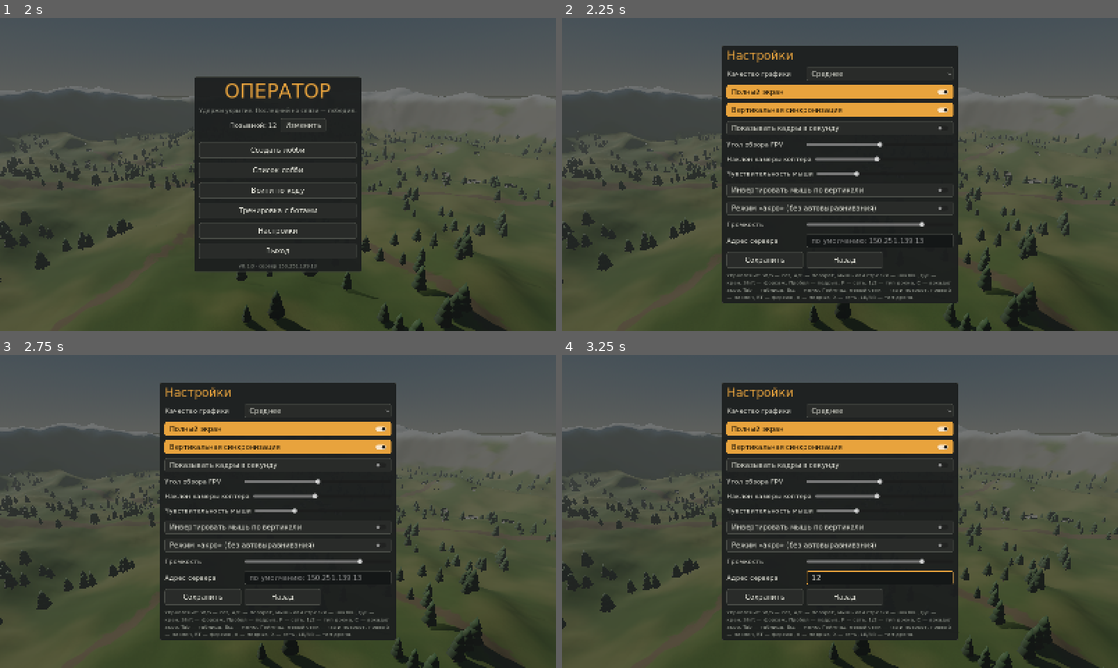
Above: before the commit, frames 1-4 (two rows, left to right).
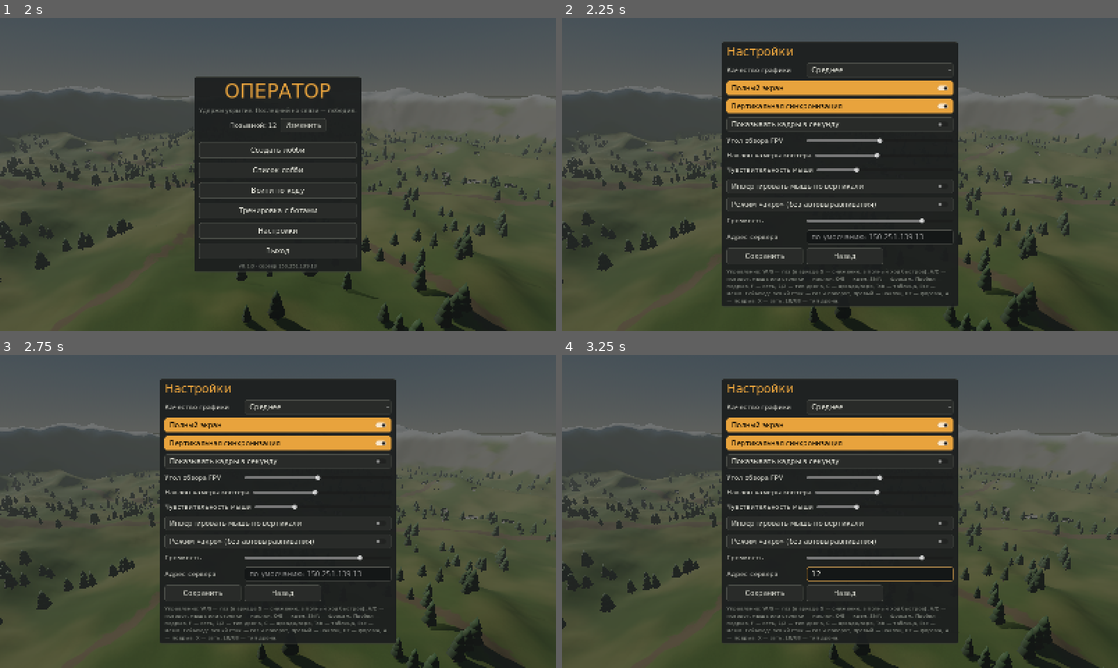
Above: after the commit, the same moments.

Repository: sevensave/operator
Game: Godot game, scene res://main.tscn
Two runs of this game, one before a commit and one after it. Both use one fixed random seed, a clock stepped at 60 frames per second and the inputs below.
Inputs (mouse positions are in pixels of both pictures, inside the frame that each line leads up to):
- Up to frame 1 (2 s): click (278, 180) at 0.52 s; type "12" at 0.6 s; tap Enter at 1.25 s; move the mouse to (400, 158) at 1.27 s; hold D from 1.28 s (still down); tap Q at 1.35 s; click (400, 158) at 1.42 s; tap Space at 1.52 s
- Up to frame 2 (2.25 s): release D at 2 s; click "Настройки" at 2 s
- Up to frame 3 (2.75 s): no input
- Up to frame 4 (3.25 s): click (878, 577) at 2.77 s; type "12" at 2.85 s

Frame 1 is identical in both runs. In frame 2, 11% of the frame differs, in the area x 28-72%, y 7-92%; in frame 3, 11%; in frame 4, 11%.

Commit message:
Быстрое снижение коптера в аркаде
Газ вниз задаёт целевую вертикальную скорость по кривой: малые отклонения —
мягкие 0…−5 м/с, полный ход — до −22 м/с. Газ вниз с ручкой от себя опускает
нос глубже и держит нижний предел тяги, чтобы пикировать с ходом. Торможение
снижения резче. Боты переводят свою команду через обратную кривую, протокол 2.

Diff:
--- a/net/config.gd
+++ b/net/config.gd
@@ -5,7 +5,7 @@
 ## Адрес выделенного сервера (хост nether). Локально перекрывается OPERATOR_SERVER или настройками.
 const DEFAULT_HOST := "150.251.139.13"
 const DEFAULT_PORT := 27630
-const PROTOCOL_VERSION := 1
+const PROTOCOL_VERSION := 2
 const GAME_VERSION := "0.1.0"
 
 
--- a/server/bot_ai.gd
+++ b/server/bot_ai.gd
@@ -123,7 +123,7 @@
 		var v_right := d.vel.dot(right)
 		inp.pitch = clampf((v_des.dot(fwd) - v_fwd) * 0.12, -1, 1)
 		inp.roll = clampf((v_des.dot(right) - v_right) * 0.12 + sin(t * 3.0 + pid) * sloppy, -1, 1)
-		inp.throttle = clampf((alt - d.pos.y) * 0.3 - d.vel.y * 0.05, -1, 1)
+		inp.throttle = _vthrottle((alt - d.pos.y) * 0.3 - d.vel.y * 0.05)
 		inp.boost = (dist < 160.0 and dist > 25.0) or intercept
 		if absf(heading_err) > 1.2:
 			inp.pitch *= 0.3
@@ -153,8 +153,14 @@
 func _hover(d: DroneState, w: WorldSim) -> DroneInput:
 	var inp := DroneInput.new()
 	var g := w.terrain.height_at(d.pos.x, d.pos.z)
-	inp.throttle = clampf((g + 20.0 - d.pos.y) * 0.3, -1, 1)
+	inp.throttle = _vthrottle((g + 20.0 - d.pos.y) * 0.3)
 	return inp
+
+
+## Боты настроены на прежний линейный газ (±1 → ±10 м/с). Снижение в аркаде стало
+## быстрее и нелинейным — переводим их команду в ту же вертикальную скорость.
+static func _vthrottle(cmd: float) -> float:
+	return FlightCopter.throttle_for_vspeed(clampf(cmd, -1.0, 1.0) * 10.0)
 
 
 func _pick_target(w: WorldSim, me: PlayerSim) -> void:
--- a/sim/flight_copter.gd
+++ b/sim/flight_copter.gd
@@ -11,8 +11,12 @@
 const ACRO_RESPONSE := 18.0
 const MAX_THRUST := 2.7 * SimConst.GRAVITY
 const BOOST_THRUST := 3.3 * SimConst.GRAVITY
-const CLIMB_ACC := 12.0
+const CLIMB_SPEED := 10.0    # аркада: газ +1 — подъём 10 м/с
+const DESCENT_SPEED := 22.0  # аркада: газ −1 — снижение до 22 м/с (не быстрее свободного падения)
 const CLIMB_DAMP := 1.2
+const BRAKE_DAMP := 2.0      # торможение снижения/разгон вверх резче, чтобы после пике не «проваливаться»
+const DIVE_EXTRA_TILT := deg_to_rad(32.0)  # газ вниз + ручка от себя — нос опускается глубже
+const DIVE_THRUST_K := 0.55   # нижний предел тяги ∝ наклону: в пике винты продолжают тянуть вперёд
 const DRAG_LIN := 0.05
 const DRAG_QUAD := 0.0118
 const DRAIN_HOVER := 1.0 / 160.0 # ~2,7 мин висения на одном заряде
@@ -38,8 +42,11 @@
 			if fwd.length_squared() > 0.0001:
 				yaw = atan2(-fwd.x, -fwd.z)
 			var tilt := MAX_TILT_BOOST if inp.boost else MAX_TILT
+			var tilt_p := tilt
+			if inp.pitch > 0.0 and inp.throttle < 0.0:
+				tilt_p += DIVE_EXTRA_TILT * -inp.throttle
 			var target_rot := Quaternion(Vector3.UP, yaw) \
-				* Quaternion(Vector3.RIGHT, -inp.pitch * tilt) \
+				* Quaternion(Vector3.RIGHT, -inp.pitch * tilt_p) \
 				* Quaternion(Vector3.BACK, -inp.roll * tilt)
 			s.rot = s.rot.slerp(target_rot.normalized(), 1.0 - exp(-TILT_RESPONSE * dt)).normalized()
 			# Угловая скорость нужна для OSD/визуала и турели.
@@ -47,9 +54,11 @@
 			s.angvel = dq.get_axis() * dq.get_angle() / dt if dq.get_angle() > 0.00001 else Vector3.ZERO
 			var up := s.up()
 			var cos_t := maxf(up.y, 0.4)
-			var want := inp.throttle * CLIMB_ACC - s.vel.y * CLIMB_DAMP
+			var v_t := arcade_vspeed(inp.throttle)
+			var want := (v_t - s.vel.y) * (BRAKE_DAMP if s.vel.y < v_t else CLIMB_DAMP)
 			var max_t := BOOST_THRUST if inp.boost else MAX_THRUST
-			thrust = clampf((g + want) / cos_t, 0.0, max_t)
+			var floor_t := g * sqrt(maxf(0.0, 1.0 - up.y * up.y)) * DIVE_THRUST_K
+			thrust = clampf(maxf((g + want) / cos_t, floor_t), 0.0, max_t)
 	else:
 		# Без управления винты встают, дрон кувыркается вниз.
 		s.angvel = s.angvel.lerp(Vector3(1.2, 0.4, 0.8), 1.0 - exp(-1.5 * dt))
@@ -65,6 +74,24 @@
 		s.battery = maxf(0.0, s.battery - drain * dt)
 
 
+## Целевая вертикальная скорость аркады. Вниз — кривая: малые отклонения дают мягкие
+## 0…−5 м/с для точного подхода, полный ход — быстрое снижение.
+static func arcade_vspeed(throttle: float) -> float:
+	if throttle >= 0.0:
+		return throttle * CLIMB_SPEED
+	var a := -throttle
+	return -DESCENT_SPEED * (0.35 * a + 0.65 * a * a)
+
+
+## Обратная к arcade_vspeed: какой газ даёт нужную вертикальную скорость (для ботов).
+static func throttle_for_vspeed(v: float) -> float:
+	if v >= 0.0:
+		return clampf(v / CLIMB_SPEED, 0.0, 1.0)
+	var a := minf(-v / DESCENT_SPEED, 1.0)
+	# 0,65·x² + 0,35·x − a = 0
+	return -(-0.35 + sqrt(0.35 * 0.35 + 4.0 * 0.65 * a)) / (2.0 * 0.65)
+
+
 static func _integrate_rot(s: DroneState, dt: float) -> void:
 	var ang := s.angvel.length() * dt
 	if ang > 0.000001:
--- a/tests/test_flight.gd
+++ b/tests/test_flight.gd
@@ -61,6 +61,55 @@
 	_run(d, inp, 0.5)
 	var f := d.forward()
 	t.check(f.x > 0.3, "рыск вправо поворачивает нос на +X: %s" % f)
+
+
+func test_copter_arcade_fast_descent() -> void:
+	var d := _copter(150.0)
+	var inp := DroneInput.new()
+	inp.throttle = -1.0
+	_run(d, inp, 3.0)
+	t.check(d.vel.y < -17.0, "полный газ вниз — быстрое снижение: %.1f м/с" % d.vel.y)
+	t.check(d.pos.y < 115.0, "за 3 с потеряно больше 35 м: %.1f" % d.pos.y)
+
+
+func test_copter_arcade_dive_keeps_speed() -> void:
+	var d := _copter(300.0)
+	var inp := DroneInput.new()
+	inp.pitch = 1.0
+	_run(d, inp, 6.0)   # разгон по горизонтали
+	inp.throttle = -1.0
+	_run(d, inp, 3.0)
+	var hs := Vector2(d.vel.x, d.vel.z).length()
+	var angle := rad_to_deg(atan2(-d.vel.y, hs))
+	t.check(d.vel.y < -15.0, "пикирование: вертикальная %.1f м/с" % d.vel.y)
+	t.check(hs > 15.0, "ход сохраняется: %.1f м/с" % hs)
+	t.check(angle >= 30.0, "угол пикирования ≥ 30°: %.0f°" % angle)
+
+
+func test_copter_arcade_gentle_descent() -> void:
+	var d := _copter(100.0)
+	var inp := DroneInput.new()
+	inp.throttle = -0.3
+	_run(d, inp, 3.0)
+	t.check(d.vel.y < -2.0 and d.vel.y > -5.0, "малый газ вниз — мягкое снижение: %.2f м/с" % d.vel.y)
+
+
+func test_copter_arcade_descent_stops_on_release() -> void:
+	var d := _copter(200.0)
+	var inp := DroneInput.new()
+	inp.throttle = -1.0
+	_run(d, inp, 3.0)
+	_run(d, DroneInput.new(), 2.0)
+	t.check(absf(d.vel.y) < 1.0, "газ отпущен — снижение погашено за 2 с: %.2f м/с" % d.vel.y)
+
+
+func test_copter_arcade_vspeed_curve() -> void:
+	t.near(FlightCopter.arcade_vspeed(0.0), 0.0, 0.001, "центр газа — висение")
+	t.near(FlightCopter.arcade_vspeed(1.0), FlightCopter.CLIMB_SPEED, 0.001, "вверх")
+	t.near(FlightCopter.arcade_vspeed(-1.0), -FlightCopter.DESCENT_SPEED, 0.001, "вниз")
+	t.check(FlightCopter.arcade_vspeed(-0.2) > -2.5, "малое отклонение мягкое")
+	for v in [-22.0, -9.0, -3.0, -0.5, 0.0, 4.0, 10.0]:
+		t.near(FlightCopter.arcade_vspeed(FlightCopter.throttle_for_vspeed(v)), v, 0.01, "обратная кривая %.1f" % v)
 
 
 func test_copter_falls_without_control() -> void:
--- a/tools/bot_stats.gd
+++ b/tools/bot_stats.gd
@@ -1,17 +1,18 @@
 extends SceneTree
-## Статистика бот-матча: причины взрывов, попадания. godot --headless --path . -s res://tools/bot_stats.gd -- [игроков] [минут]
+## Статистика бот-матча: причины взрывов, попадания. godot --headless --path . -s res://tools/bot_stats.gd -- [игроков] [минут] [сид]
 func _initialize() -> void:
 	var args := OS.get_cmdline_user_args()
 	var n := int(args[0]) if args.size() > 0 else 4
 	var minutes := float(args[1]) if args.size() > 1 else 4.0
+	var seed := int(args[2]) if args.size() > 2 else 23
 	var w := WorldSim.new()
 	var roster := []
 	for i in n:
 		roster.append({"pid": i + 1, "name": "Б%d" % i, "color": i, "bot": true, "kind": i % 2})
-	w.setup(23, roster, 3)
+	w.setup(seed, roster, 3)
 	var bots := {}
 	for i in n:
-		bots[i + 1] = BotAI.new(i + 1, 0.8, i)
+		bots[i + 1] = BotAI.new(i + 1, 0.8, seed + i)
 	var causes := {}
 	var kinds := {}
 	var mind := {}
--- a/ui/app.gd
+++ b/ui/app.gd
@@ -755,7 +755,7 @@
 		show_menu(), 220))
 	h.add_child(UiTheme.button("Назад", show_menu, 220))
 	box.add_child(h)
-	var help := UiTheme.label("Управление: W/S — газ, A/D — поворот, мышь или стрелки — накл …(246 unchanged characters)…
+	var help := UiTheme.label("Управление: W/S — газ (в аркаде S — снижение, в полный ход быстрое), A/D — поворот, мышь или стрелки — накл …(246 unchanged characters)…
 	help.autowrap_mode = TextServer.AUTOWRAP_WORD_SMART
 	box.add_child(help)
 
Not shown, changed: CHANGELOG.md
